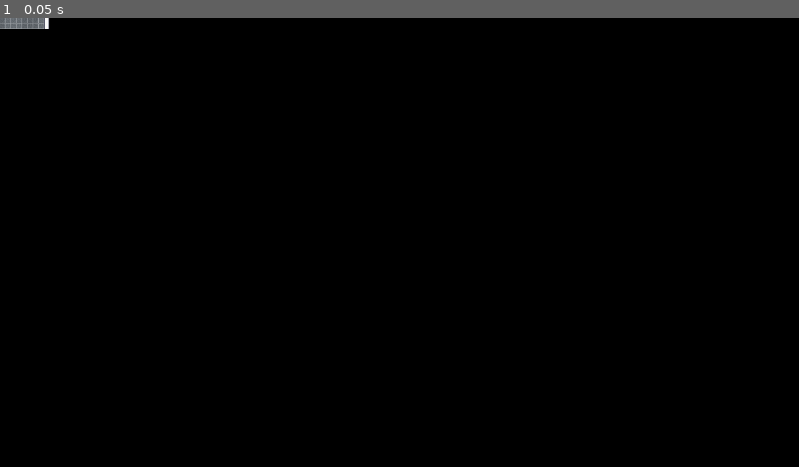
Above: before the commit, frame 1.
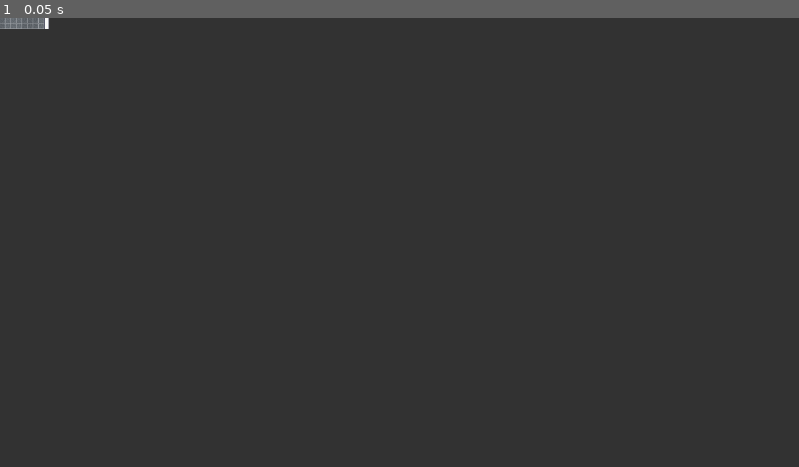
Above: after the commit, the same moment.

Repository: XadosIV/LA-Godot-Demo
Game: Godot game, scene res://scenes/levels/test_world/test_map_1.tscn
Two runs of this game, one before a commit and one after it. Both use one fixed random seed, a clock stepped at 60 frames per second and the inputs below.
Inputs:
- Up to frame 1 (0.05 s): no input

The runs differ from the first frame. In frame 1, 100% of the frame differs, in the area x 0-100%, y 0-100%.

Commit message:
Deplacement par tuile

Diff:
--- a/project.godot
+++ b/project.godot
@@ -64,4 +64,4 @@
 textures/canvas_textures/default_texture_filter=0
 renderer/rendering_method="gl_compatibility"
 renderer/rendering_method.mobile="gl_compatibility"
-environment/defaults/default_clear_color=Color(0, 0, 0, 1)
+environment/defaults/default_clear_color=Color(0.196078, 0.196078, 0.196078, 1)
--- a/scenes/characteres/players/Player.gd
+++ b/scenes/characteres/players/Player.gd
@@ -1,50 +1,91 @@
 class_name Player extends CharacterBody2D
 
-var position_x : int
-var position_y : int
 var healthPoints : int = 1
 var facing_direction : Vector2 = Vector2.ZERO
 
+var gridPos : Vector2 #correspond aux coordonnées du milieu de la case où est censé être le joueur
+var isMoving : bool = true # est en train de se déplacer entre deux cases, mis à true par défaut pour le mouvement
+							# d'entrée dans la zone
+var currentMovement : Vector2 = Vector2(1, 0) # valeur par défaut hardcodé, à changer.
+@onready var map : LogicMap = get_parent().get_node("LogicMap")
+
+
 @export var MAXHEALTH_POINT : int = 100
-@export var SPEED : int = 300.0
-@export var ACCELERATION : int = 100
-@export var FRICTION : int = 300
+@export var SPEED_MULTIPLICATOR : float = 1.6 #attention, c'est bien un x1.X la vitesse
 
-@onready var animatedSprite = $AnimatedSprite2D
+@onready var animatedSprite : AnimatedSprite2D = $AnimatedSprite2D
 
 func _ready() -> void:
 	healthPoints = MAXHEALTH_POINT
-	facing_direction.y = 1
+	spawn()
 
-func _physics_process(delta) -> void:
+func spawn() -> void: #à appeler lorsque le joueur arrivera sur une nouvelle map
+	map.init() # faudra redéfinir la map avant de l'init du coup
+	move(currentMovement) # idem, faudra redéfinir le mouvement d'entrée du joueur
+
+func move(direction : Vector2) -> void: #déplace le joueur dans la direction donnée
+	if map.playerMove(direction): #renvoie true si le mouvement a été effectué
+		gridPos = Vector2(map.posPlayer.x * 16 + 8, map.posPlayer.y * 16 + 8) #calcule le centre de la nouvelle tuile
+	setCurrentMovement(direction)
+
+func visualMove() -> void: #Gere le visuel du déplacement
+	var posAfter : Vector2 = position + currentMovement * SPEED_MULTIPLICATOR #calcule la position après déplacement
+
+	#stocke la valeur avant déplacement, après déplacement, et la valeur souhaitée (milieu de la tuile)
+	var tab = []
+	var targetValue : int
+	if currentMovement.x != 0: # on stocke que la valeur horizontal ou vertical selon le mouvement en cours
+		targetValue = gridPos.x # milieu de la tuile
+		tab.append_array([position.x, posAfter.x])
+	else:
+		targetValue = gridPos.y # milieu de la tuile
+		tab.append_array([position.y, posAfter.y])
+	tab.append(targetValue)
+	tab.sort() # on trie le tableau pour trouver rapidement le médian
+
+	if tab[1] == targetValue:
+		# Si le médian est le milieu de la tuile, alors le joueur va dépasser la tuile durant le mouvement
+		# On le place donc pile sur la tuile au lieu de le faire continuer d'avancer
+		position = gridPos
+	else:
+		# Sinon on le fait avancer normalement
+		position = posAfter
+
+func setCurrentMovement(movement : Vector2) -> void: #Redéfinie le mouvement en cours, vecteur de taille 1 OU vecteur zero
+	currentMovement = movement
+	isMoving = movement != Vector2.ZERO
+	apply_direction_on_sprite()
+
+func playerMoveInput() -> bool: # Vérifie, et exécute, l'input de déplacement du joueur.
 	var input: Vector2 = Vector2.ZERO
-
 	# Get the input direction
 	input.x = Input.get_axis("left", "right")
 	input.y = Input.get_axis("up", "down")
 
+	if (input.x or input.y):
+		if input.x :
+			move(Vector2(input.x, 0))
+		elif input.y:
+			move(Vector2(0, input.y))
+		return true
+	return false
 
-	if input.x or input.y:
-		facing_direction = input
-		apply_acceleration(input)
-		apply_direction_on_sprite(input)
+func _process(delta) -> void:
+	if isMoving and position != gridPos:
+		visualMove()
+	elif isMoving:
+		# on check à la fin du mouvement, si il continue d'appuyer sur une touche
+		# pour fluidifier le mouvement et ne pas l'arrêter
+		if (not playerMoveInput()):
+			# Si c'est pas le cas, on l'arrête
+			setCurrentMovement(Vector2.ZERO)
 	else:
-		apply_friction()
-		apply_direction_on_sprite(input)
+		# Si il y a aucun mouvement, on en attend un.
+		playerMoveInput()
 
-	move_and_slide()
 
-func apply_friction() -> void:
-	velocity.x = move_toward(velocity.x, 0, FRICTION)
-	velocity.y = move_toward(velocity.y, 0, FRICTION)
-
-func apply_acceleration(input: Vector2) -> void:
-	input = input.normalized()
-	velocity.x = move_toward(velocity.x, SPEED * input.x, ACCELERATION)
-	velocity.y = move_toward(velocity.y, SPEED * input.y, ACCELERATION)
-
-func apply_direction_on_sprite(input: Vector2) -> void:
-	if (input == Vector2.ZERO):
+func apply_direction_on_sprite() -> void:
+	if (currentMovement == Vector2.ZERO):
 		if (animatedSprite.animation != "idle_left" and facing_direction.x < 0):
 			animatedSprite.animation = "idle_left"
 		if (animatedSprite.animation != "idle_right" and facing_direction.x > 0):
@@ -54,11 +95,15 @@
 		if (animatedSprite.animation != "idle_down" and facing_direction.y > 0):
 			animatedSprite.animation = "idle_down"
 	else:
-		if (animatedSprite.animation != "move_left" and input.x < 0):
+		if (animatedSprite.animation != "move_left" and currentMovement.x < 0):
 			animatedSprite.animation = "move_left"
-		if (animatedSprite.animation != "move_right" and input.x > 0):
+			facing_direction = Vector2(-1,0)
+		if (animatedSprite.animation != "move_right" and currentMovement.x > 0):
 			animatedSprite.animation = "move_right"
-		if (animatedSprite.animation != "move_up" and input.y < 0):
+			facing_direction = Vector2(1,0)
+		if (animatedSprite.animation != "move_up" and currentMovement.y < 0):
 			animatedSprite.animation = "move_up"
-		if (animatedSprite.animation != "move_down" and input.y > 0):
+			facing_direction = Vector2(0,-1)
+		if (animatedSprite.animation != "move_down" and currentMovement.y > 0):
 			animatedSprite.animation = "move_down"
+			facing_direction = Vector2(0,1)
--- a/scenes/characteres/players/Player.tscn
+++ b/scenes/characteres/players/Player.tscn
@@ -383,22 +383,23 @@
 "speed": 6.0
 }]
 
-[sub_resource type="CapsuleShape2D" id="CapsuleShape2D_wum0e"]
-radius = 8.0
-height = 32.0
+[sub_resource type="RectangleShape2D" id="RectangleShape2D_htuyu"]
+size = Vector2(16, 16)
 
 [node name="Player" type="CharacterBody2D"]
 script = ExtResource("1_mh4ux")
 
 [node name="AnimatedSprite2D" type="AnimatedSprite2D" parent="."]
+position = Vector2(0, -8)
 sprite_frames = SubResource("SpriteFrames_no5bb")
 animation = &"move_left"
 autoplay = "idle_down"
 
 [node name="CollisionShape2D" type="CollisionShape2D" parent="."]
-shape = SubResource("CapsuleShape2D_wum0e")
+shape = SubResource("RectangleShape2D_htuyu")
 
 [node name="Camera2D" type="Camera2D" parent="."]
+position = Vector2(0, -8)
 zoom = Vector2(3, 3)
 
 [node name="DebugPanel" parent="Camera2D" instance=ExtResource("3_s3beh")]
--- /dev/null
+++ b/scenes/levels/test_world/LogicMap.gd
@@ -0,0 +1,25 @@
+class_name LogicMap extends TileMap
+
+var posPlayer : Vector2
+
+func _ready() -> void:
+	load_map()
+	pass
+
+func load_map() -> void: #pour plus tard
+	pass
+
+func init() -> void: #Stocke la position du player par rapport à la tilemap
+	posPlayer = local_to_map(get_parent().get_node("Player").position)
+
+func playerMove(movement) -> bool: # renvoie si le mouvement a pu être fait ou non
+	var atlasCoord = get_cell_atlas_coords(0, posPlayer + movement)
+	# coordonnée de la tuile devant le joueur sur le tileset
+
+	if atlasCoord == Vector2i(3,0) or atlasCoord == Vector2i(-1,-1): #(3,0) = warp, (-1,-1) = void
+		posPlayer += movement
+		return true
+	return false
+
+func _process(delta) -> void:
+	pass
--- /dev/null
+++ b/scenes/levels/test_world/test_map_movements.tscn
@@ -0,0 +1,30 @@
+[gd_scene load_steps=5 format=3 uid="uid://7mex0w35sbmm"]
+
+[ext_resource type="TileSet" uid="uid://8irg51c2c8ud" path="res://scenes/levels/tiles_maps/interiors_building.tres" id="1_rnk0i"]
+[ext_resource type="TileSet" uid="uid://dwuv88sa7b4qq" path="res://scenes/levels/tiles_maps/logic_tileset.tres" id="2_fk4k3"]
+[ext_resource type="Script" path="res://scenes/levels/test_world/LogicMap.gd" id="3_d20j5"]
+[ext_resource type="PackedScene" uid="uid://dgf1bg7ra1non" path="res://scenes/characteres/players/Player.tscn" id="4_t0u7f"]
+
+[node name="TestMap1" type="Node2D"]
+
+[node name="TileMap" type="TileMap" parent="."]
+tile_set = ExtResource("1_rnk0i")
+format = 2
+layer_0/name = "Props"
+layer_0/z_index = -1
+layer_1/name = "Walls"
+layer_1/z_index = -2
+layer_1/tile_data = PackedInt32Array()
+layer_2/name = "Floor"
+layer_2/z_index = -3
+layer_2/tile_data = PackedInt32Array()
+
+[node name="LogicMap" type="TileMap" parent="."]
+tile_set = ExtResource("2_fk4k3")
+format = 2
+layer_0/name = "Layer"
+layer_0/tile_data = PackedInt32Array(-262143, 1, 0, -262144, 1, 0, -196609, 1, 0, -196610, 1, 0, -196611, 1, 0, -196612, 1, 0, -131076, 1, 0, -65540, 1, 0, -4, 196609, 0, 65532, 1, 0, 131068, 1, 0, 196604, 1, 0, 196605, 1, 0, 196606, 1, 0, 196607, 1, 0, 131072, 1, 0, 131073, 1, 0, 131074, 1, 0, 131075, 1, 0, 131076, 1, 0, -65534, 1, 0, -262141, 196609, 0, -262140, 1, 0, -262139, 1, 0, -262138, 1, 0, -262137, 1, 0, -262136, 1, 0, -262135, 1, 0, -196599, 1, 0, -196598, 1, 0, -196597, 1, 0, -196596, 1, 0, -131060, 196609, 0, -65524, 1, 0, -65523, 1, 0, 13, 1, 0, 65549, 1, 0, 131085, 1, 0, 196621, 1, 0, 131081, 1, 0, 131080, 1, 0, 131079, 1, 0, 131078, 1, 0, 131077, 1, 0, 12, 65537, 0, 65548, 1, 0, 65547, 1, 0, -65525, 1, 0, -262142, 1, 0, 262157, 1, 0, 262156, 1, 0, 262155, 1, 0, 262154, 1, 0, 196617, 1, 0, 65545, 1, 0, -65533, 1, 0, 3, 1, 0, 2, 1, 0)
+script = ExtResource("3_d20j5")
+
+[node name="Player" parent="." instance=ExtResource("4_t0u7f")]
+position = Vector2(-56, -8)
--- /dev/null
+++ b/scenes/levels/tiles_maps/logic_tileset.tres
@@ -0,0 +1,13 @@
+[gd_resource type="TileSet" load_steps=3 format=3 uid="uid://dwuv88sa7b4qq"]
+
+[ext_resource type="Texture2D" uid="uid://d2vl10bkysahx" path="res://assets/logique_tileset/logique_tileset.png" id="1_qq7t1"]
+
+[sub_resource type="TileSetAtlasSource" id="TileSetAtlasSource_25xv3"]
+texture = ExtResource("1_qq7t1")
+0:0/0 = 0
+1:0/0 = 0
+2:0/0 = 0
+3:0/0 = 0
+
+[resource]
+sources/1 = SubResource("TileSetAtlasSource_25xv3")
Binary file added: assets/logique_tileset/logique_tileset.png
Not shown, added: assets/logique_tileset/logique_tileset.png.import
Not shown, added: scenes/levels/test_world/tes3317.tmp
Not shown, added: scenes/levels/test_world/tes45C3.tmp
Not shown, added: scenes/levels/test_world/tes62EF.tmp
Not shown, added: scenes/levels/test_world/tes73BF.tmp
Not shown, added: scenes/levels/test_world/tes91FC.tmp
Not shown, added: scenes/levels/test_world/tesF055.tmp
